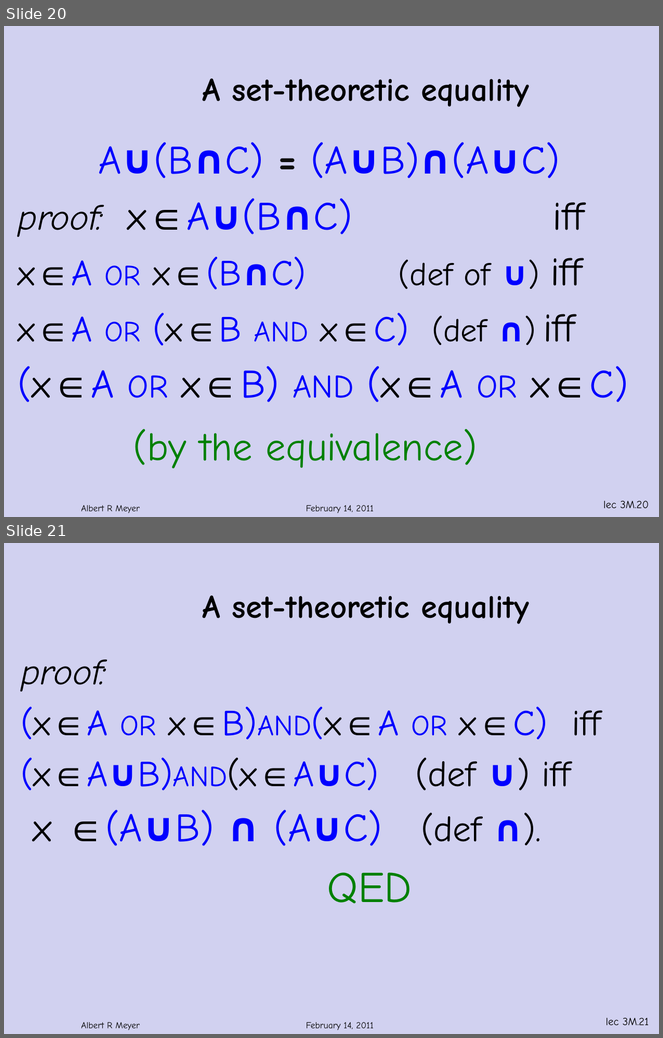
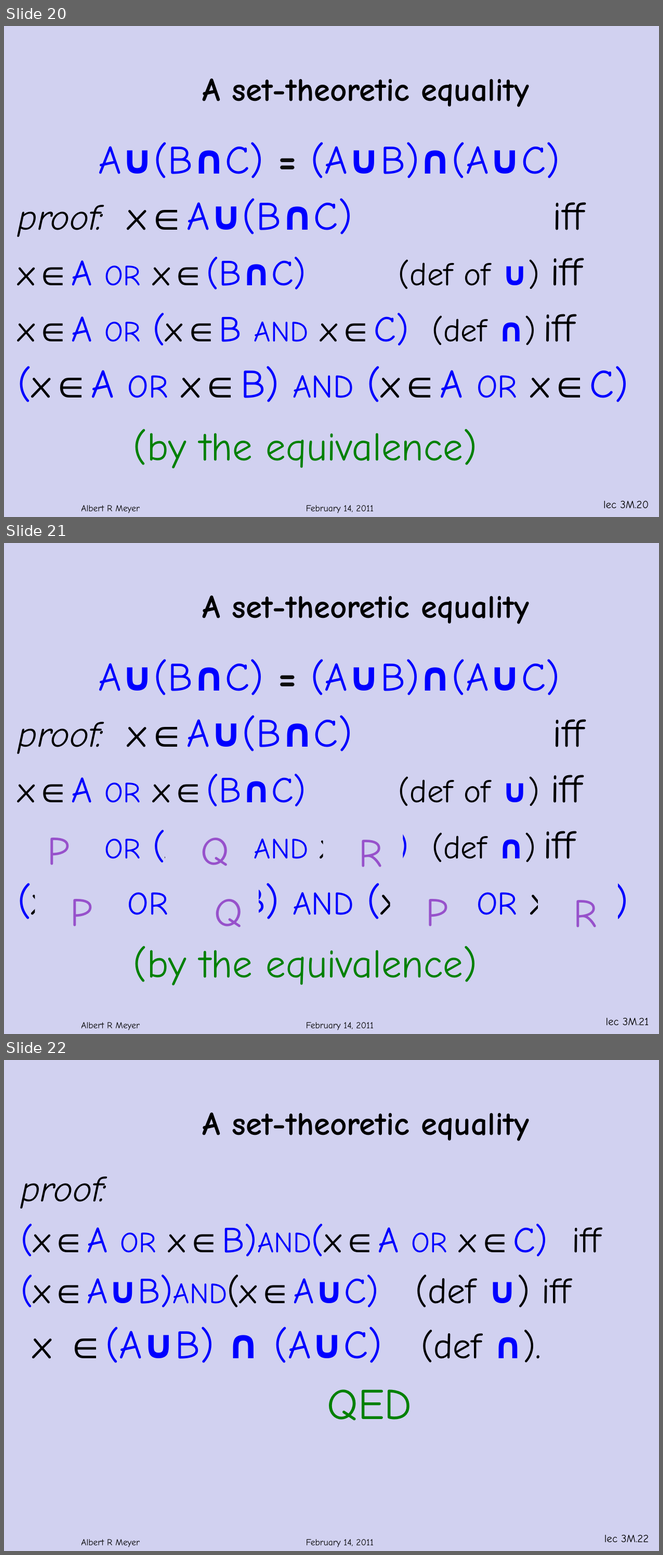
Before and after one commit to armeyer/mcs_web, a slide deck: spring11/slidesS11/slides3m.pptx. Shown one above the other, each under a label of ours: slides 20 and 21 before the commit, slides 20, 21 and 22 after it. The pictures are 663x1038 and 663x1555 pixels, drawn with LibreOffice and Linux fonts; fonts in the diff are those of the drawing; background and template pictures are left out. Boxes give left, top, right and bottom in pixels: in the first picture for what was removed or moved away, otherwise in the second. Text is boxed around its words. In the diff, an @@ line names an element or a change of style, - is before the commit and + after.

```diff
--- a/spring11/slidesS11/slides3m.pptx
+++ b/spring11/slidesS11/slides3m.pptx
@@ slide 21 added at (4,543,659,1034), background #D1D1F0; not listed: 3 template elements that a slide beside it also shows @@
@@ title added at (202,596,529,624), 36 pt, text #000000, bold @@
+A set-theoretic equality
@@ text added at (18,659,628,927), 44 pt, text #0000FF @@
+A∪(B∩C) = (A∪B)∩(A∪C)
+proof: x∈A∪(B∩C) iff
+x∈A OR x∈(B∩C) (def of ∪) iff
+x∈A OR (x∈B AND x∈C) (def ∩) iff
+(x∈A OR x∈B) AND (x∈A OR x∈C)
@@ text added at (48,838,70,865), 44 pt, text #9751CB @@
+P
@@ text added at (201,838,230,866), 44 pt, text #9751CB @@
+Q
@@ text added at (359,840,383,867), 44 pt, text #9751CB @@
+R
@@ text added at (71,899,93,927), 44 pt, text #9751CB @@
+P
@@ text added at (215,899,243,927), 44 pt, text #9751CB @@
+Q
@@ text added at (426,899,448,927), 44 pt, text #9751CB @@
+P
@@ text added at (574,900,598,928), 44 pt, text #9751CB @@
+R
@@ text added at (133,946,477,986), 44 pt, text #008000 @@
+(by the equivalence)
@@ what was slide 21 is now slide 22 @@
@@ page number at (605,1535,649,1543): text changed @@
-lec 3M.21
+lec 3M.22
```
Also in this commit, not shown: 4 slides changed, 1 other file.
